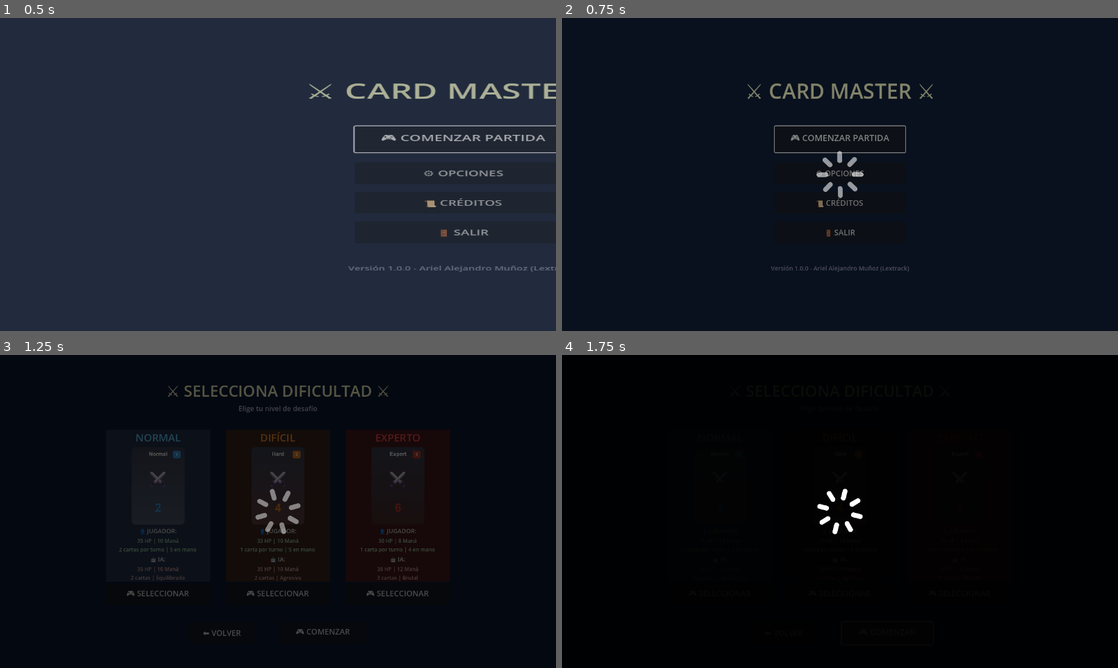
Above: before the commit, frames 1-4 (two rows, left to right).
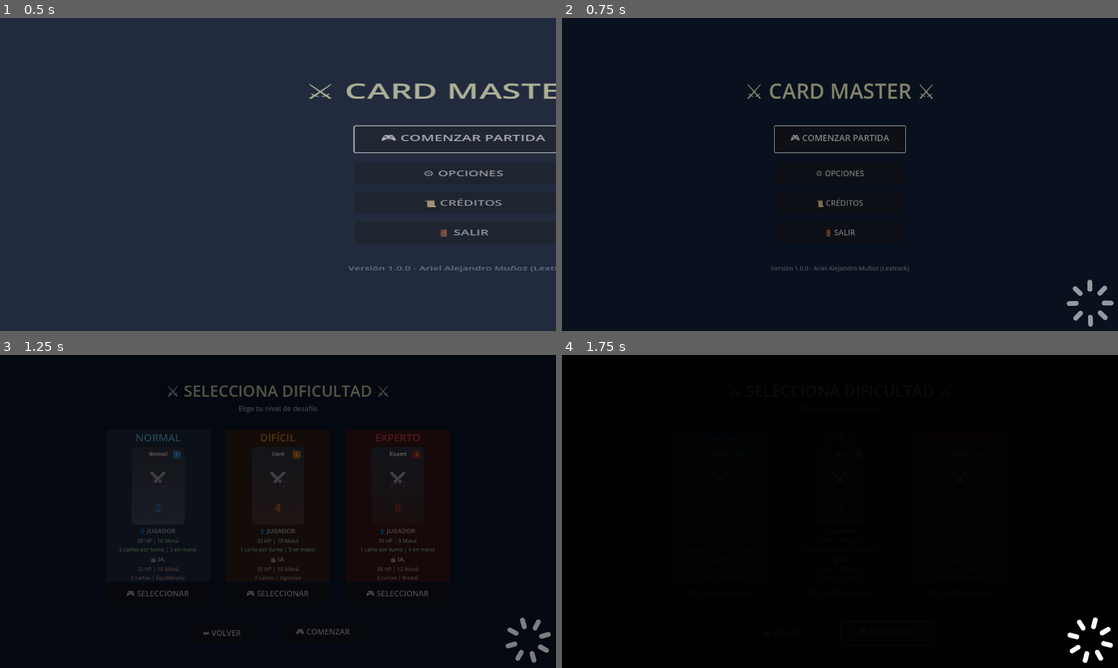
Above: after the commit, the same moments.

Repository: lextrack/Cards
Game: Godot game, scene res://scenes/MainMenu.tscn
The game is run twice, just before and just after one commit, with the same random seed, the same clock (stepped at 60 frames per second) and the same inputs.
Inputs:
- Up to frame 1 (0.5 s): no input
- Up to frame 2 (0.75 s): click "🎮 COMENZAR PARTIDA" at 0.5 s
- Up to frame 3 (1.25 s): no input
- Up to frame 4 (1.75 s): click "🎮 COMENZAR" at 1.25 s

Frame 1 is identical in both runs. In frame 2, 0.5% of the frame differs, in the area x 45-100%, y 42-99%; in frame 3, 0.5%; in frame 4, 0.5%.

Commit message:
Fix transition overlay avoid that prevent to use Option button

Diff:
--- a/project.godot
+++ b/project.godot
@@ -15,7 +15,7 @@
 config/features=PackedStringArray("4.4", "GL Compatibility")
 boot_splash/bg_color=Color(0, 0, 0, 1)
 boot_splash/image="uid://caaql5pfoyt8c"
-config/icon="res://icon.svg"
+config/icon="uid://cqpkcpdyj3o4k"
 
 [autoload]
 
--- a/scenes/Main.tscn
+++ b/scenes/Main.tscn
@@ -29,7 +29,7 @@
 
 [node name="CardDrawPlayer" type="AudioStreamPlayer" parent="AudioManager/CardSounds"]
 stream = ExtResource("3_vcsgt")
-volume_db = 5.0
+volume_db = 8.0
 
 [node name="CardHoverPlayer" type="AudioStreamPlayer" parent="AudioManager/CardSounds"]
 volume_db = 5.0
@@ -42,15 +42,15 @@
 
 [node name="HealPlayer" type="AudioStreamPlayer" parent="AudioManager/CombatSounds"]
 stream = ExtResource("7_lhr70")
-volume_db = -3.0
+volume_db = -5.0
 
 [node name="ShieldPlayer" type="AudioStreamPlayer" parent="AudioManager/CombatSounds"]
 stream = ExtResource("8_wp0k4")
-volume_db = -12.0
+volume_db = -14.0
 
 [node name="DamagePlayer" type="AudioStreamPlayer" parent="AudioManager/CombatSounds"]
 stream = ExtResource("9_bjd11")
-volume_db = -10.0
+volume_db = -14.0
 
 [node name="GameSounds" type="Node" parent="AudioManager"]
 
--- a/scenes/TransitionOverlay.tscn
+++ b/scenes/TransitionOverlay.tscn
@@ -18,15 +18,15 @@
 
 [node name="LoadingContainer" type="Control" parent="."]
 layout_mode = 3
-anchors_preset = 8
-anchor_left = 0.5
-anchor_top = 0.5
-anchor_right = 0.5
-anchor_bottom = 0.5
-offset_left = -64.0
-offset_top = -64.0
-offset_right = 64.0
-offset_bottom = 64.0
+anchors_preset = 3
+anchor_left = 1.0
+anchor_top = 1.0
+anchor_right = 1.0
+anchor_bottom = 1.0
+offset_left = -128.0
+offset_top = -128.0
+grow_horizontal = 0
+grow_vertical = 0
 
 [node name="LoadingIcon" type="TextureRect" parent="LoadingContainer"]
 layout_mode = 1
--- a/scripts/GameNotification.gd
+++ b/scripts/GameNotification.gd
@@ -73,7 +73,7 @@
 	queue_notification(title, text, detail, color, GameBalance.get_timer_delay("notification_bonus"))
 
 func show_game_end_notification(winner: String, reason: String):
-	var title = winner + " ha ganado"
+	var title = winner + " Has ganado"
 	var text = ""
 	var detail = "Nueva partida comenzando..."
 	var color = Color(0.2, 0.8, 0.2, 0.95)
--- a/scripts/Main.gd
+++ b/scripts/Main.gd
@@ -443,11 +443,10 @@
 func _on_ai_died():
 	play_safe_audio("play_win_sound")
 
-	# Registrar resultado en GameState
 	GameState.add_game_result(true)
 
 	if game_notification:
-		game_notification.show_game_end_notification("Victoria", "hp_zero")
+		game_notification.show_game_end_notification("¡Victoria!", "hp_zero")
 	game_over_label.text = "¡GANASTE! Reiniciando..."
 	game_over_label.visible = true
 	if end_turn_button:
@@ -456,7 +455,6 @@
 	restart_game()
 
 func _input(event):
-	# Eliminar el cambio de dificultad con ENTER, ahora solo ESC para volver al menú
 	if event.is_action_pressed("restart_game"):
 		restart_game()
 	elif event.is_action_pressed("ui_cancel"):
Not shown, added: export_presets.cfg
Binary file added: icon.png
Not shown, added: icon.png.import
